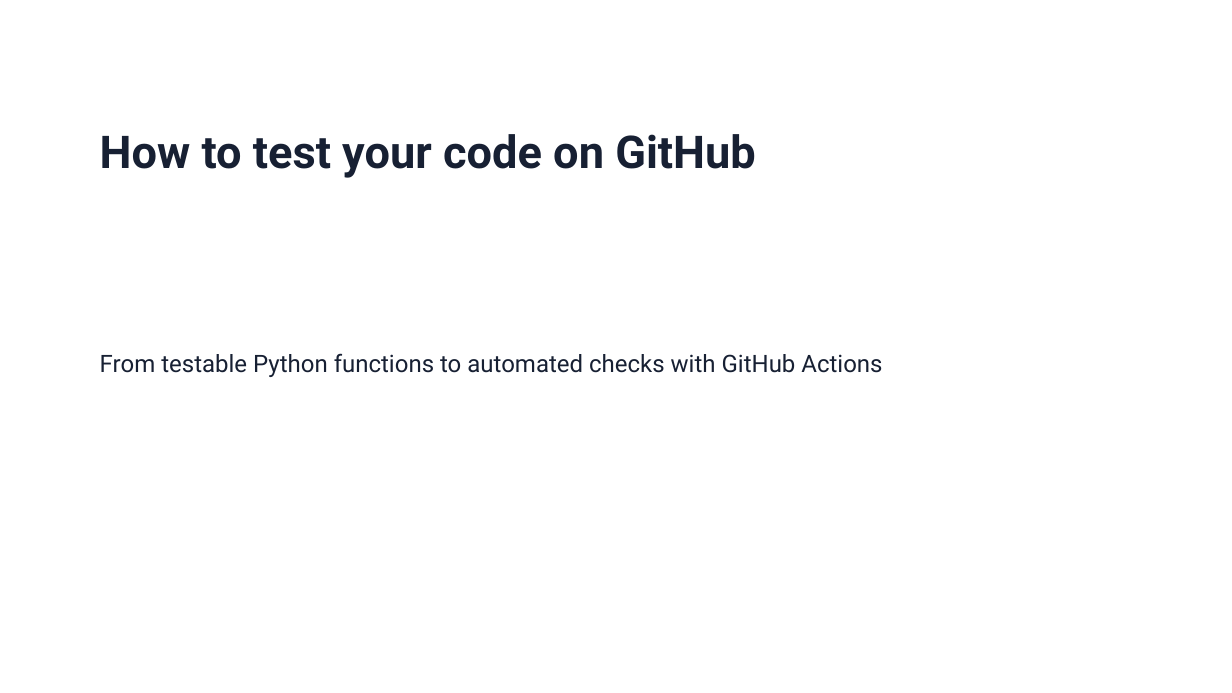
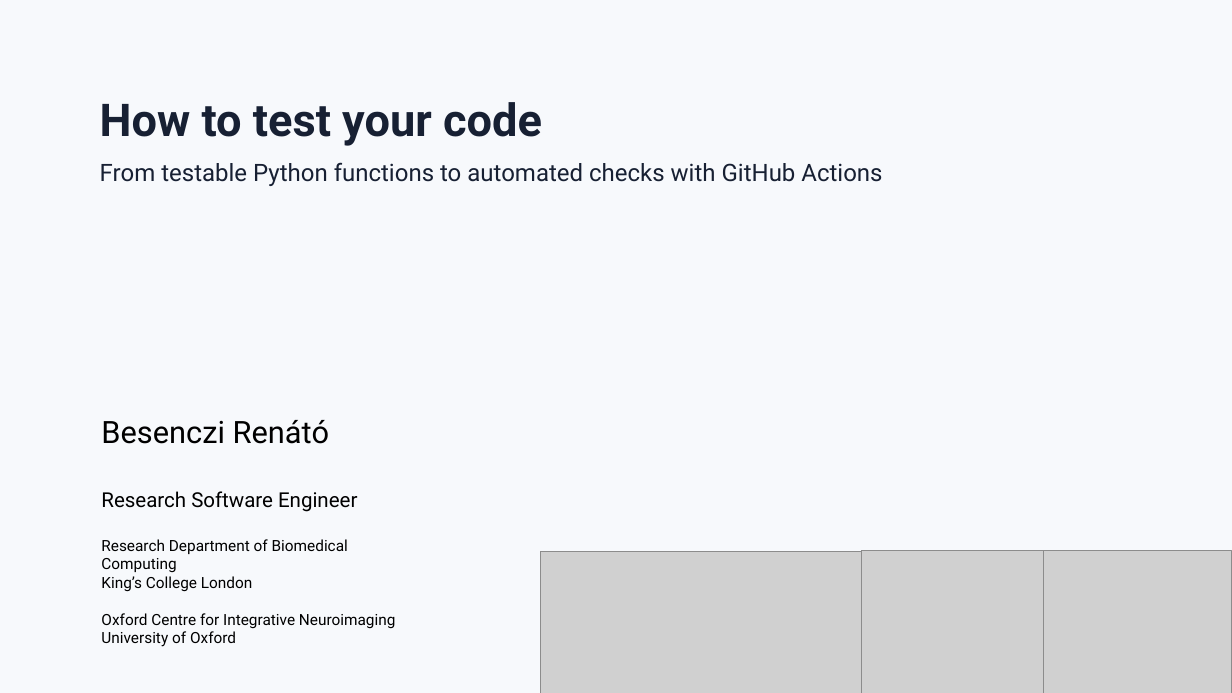
Before and after one commit to rbesenczi/my_ols, a slide deck: slide 1 of presentation/how_to_test_your_code.pptx. Drawn at 1232x693 pixels with LibreOffice and Linux fonts; fonts in the diff are those of the drawing; grey boxes stand for pictures. Boxes give left, top, right and bottom in pixels: in the first picture for what was removed or moved away, otherwise in the second. Text is boxed around its words. In the diff, an @@ line names an element or a change of style, - is before the commit and + after.

```diff
--- a/presentation/how_to_test_your_code.pptx
+++ b/presentation/how_to_test_your_code.pptx
@@ rectangle removed at (0, 0, 1232, 693) @@
@@ text at (100, 102, 542, 146): text changed @@
-How to test your code on GitHub
+How to test your code
@@ text "From testable Python functions to ...": place and size @@
-text "From testable Python functions to ..." at (100, 353, 882, 377)
+text "From testable Python functions to ..." at (100, 162, 882, 186)
@@ text added at (101, 420, 396, 647), 12 pt, text #000000 @@
+Besenczi Renátó
+Research Software Engineer
+Research Department of Biomedical Computing
+King’s College London
+Oxford Centre for Integrative Neuroimaging
+University of Oxford
@@ picture added at (541, 552, 861, 693) @@
@@ picture added at (861, 551, 1043, 693) @@
@@ picture added at (1043, 551, 1232, 693) @@
```
Also in this commit, not shown: 35 other slides changed, 11 slides added.
